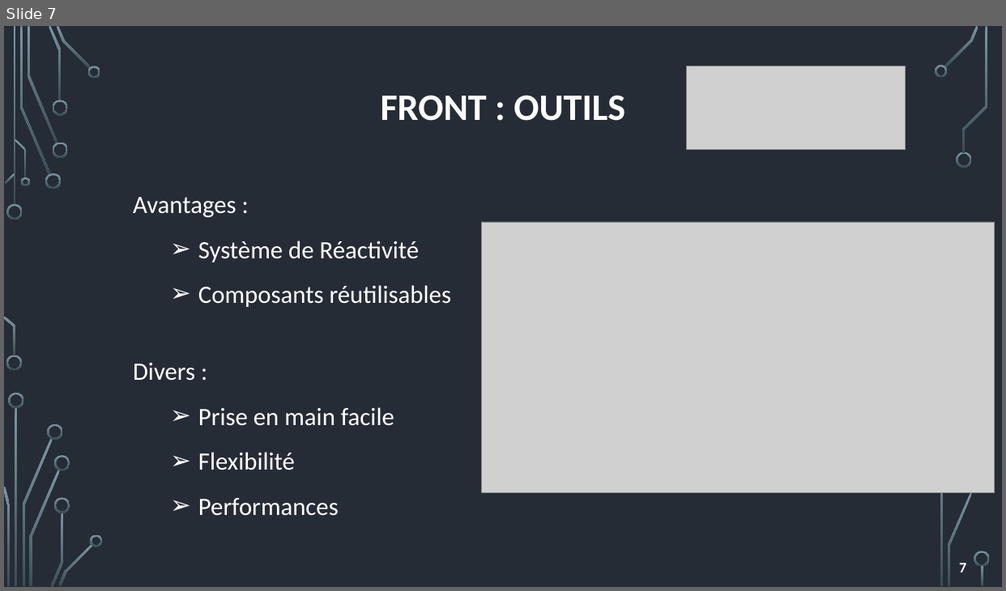
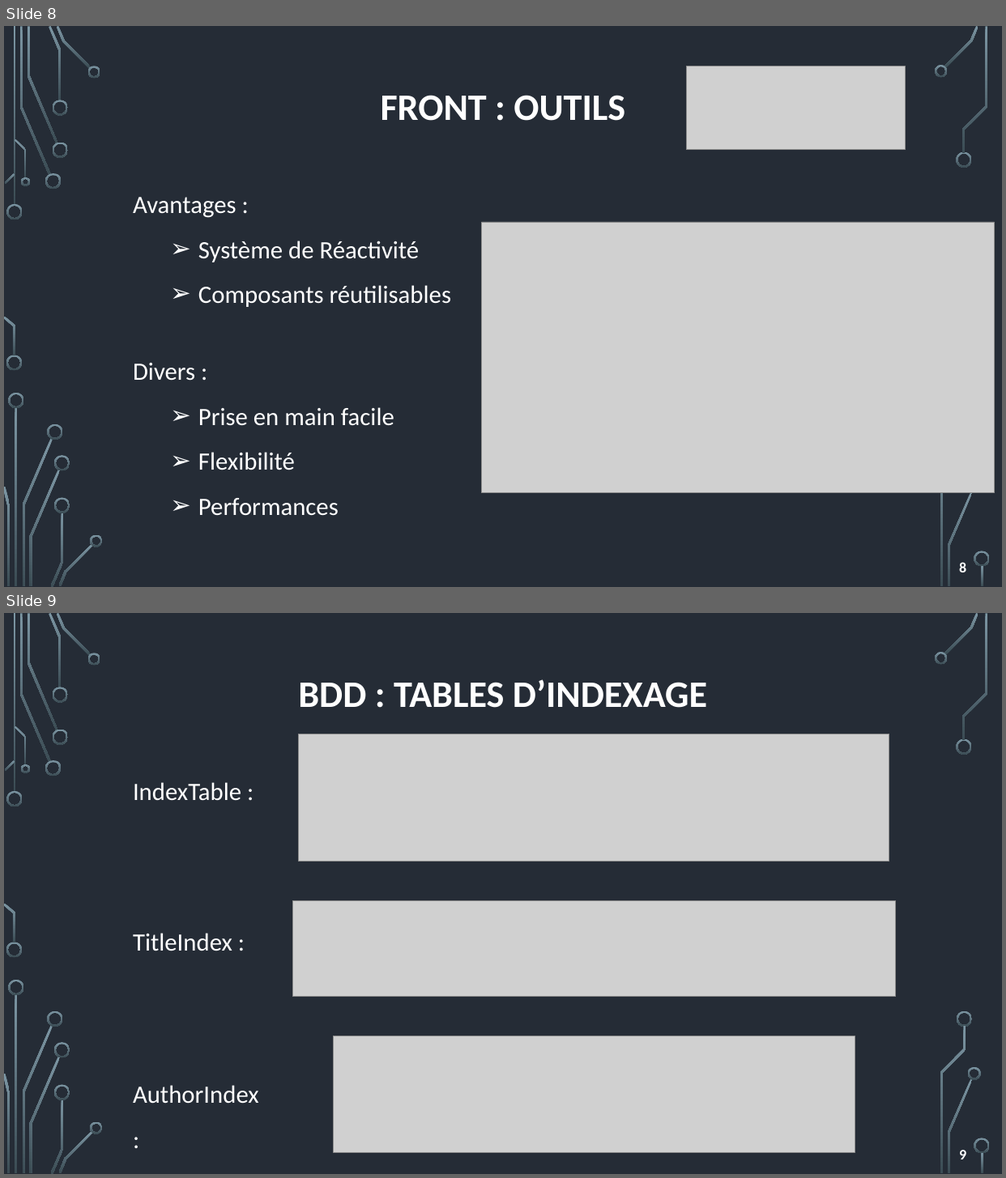
Before and after one commit to clement-gresh/M2-book-search, a slide deck: 01-documentation/05-booksearch-presentation.pptx. Shown one above the other, each under a label of ours: slide 7 before the commit, slides 8 and 9 after it. The pictures are 1006x591 and 1006x1178 pixels, drawn with LibreOffice and Linux fonts; fonts in the diff are those of the drawing; grey boxes stand for pictures; background and template pictures are left out. Boxes give left, top, right and bottom in pixels: in the first picture for what was removed or moved away, otherwise in the second. Text is boxed around its words. In the diff, an @@ line names an element or a change of style, - is before the commit and + after.

```diff
--- a/01-documentation/05-booksearch-presentation.pptx
+++ b/01-documentation/05-booksearch-presentation.pptx
@@ slide 9 added at <box>4,613,1002,1174</box>, background picture (left out); not listed: 35 template elements that a slide beside it also shows @@
@@ text added at <box>298,679,707,708</box>, 36 pt, text #FFFFFF, bold @@
+BDD : TABLES D’INDEXAGE
@@ picture added at <box>298,735,889,862</box> @@
@@ text added at <box>133,782,241,801</box>, 24 pt, text #FFFFFF @@
+IndexTable :
@@ picture added at <box>293,901,896,997</box> @@
@@ text added at <box>133,933,232,952</box>, 24 pt, text #FFFFFF @@
+TitleIndex :
@@ freeform shape added at <box>957,1012,973,1027</box>, fill gradient #7C96A3 to #3B4C54 @@
@@ picture added at <box>334,1037,855,1153</box> @@
@@ text added at <box>133,1085,259,1104</box>, 24 pt, text #FFFFFF @@
+AuthorIndex :
@@ page number added at <box>959,1150,966,1160</box>, 14 pt, text #FFFFFF, bold @@
+9
@@ what was slide 7 is now slide 8 @@
@@ page number at <box>959,562,966,573</box>: text changed @@
-7
+8
```
Also in this commit, not shown: 1 slide changed, 3 other slides added.
